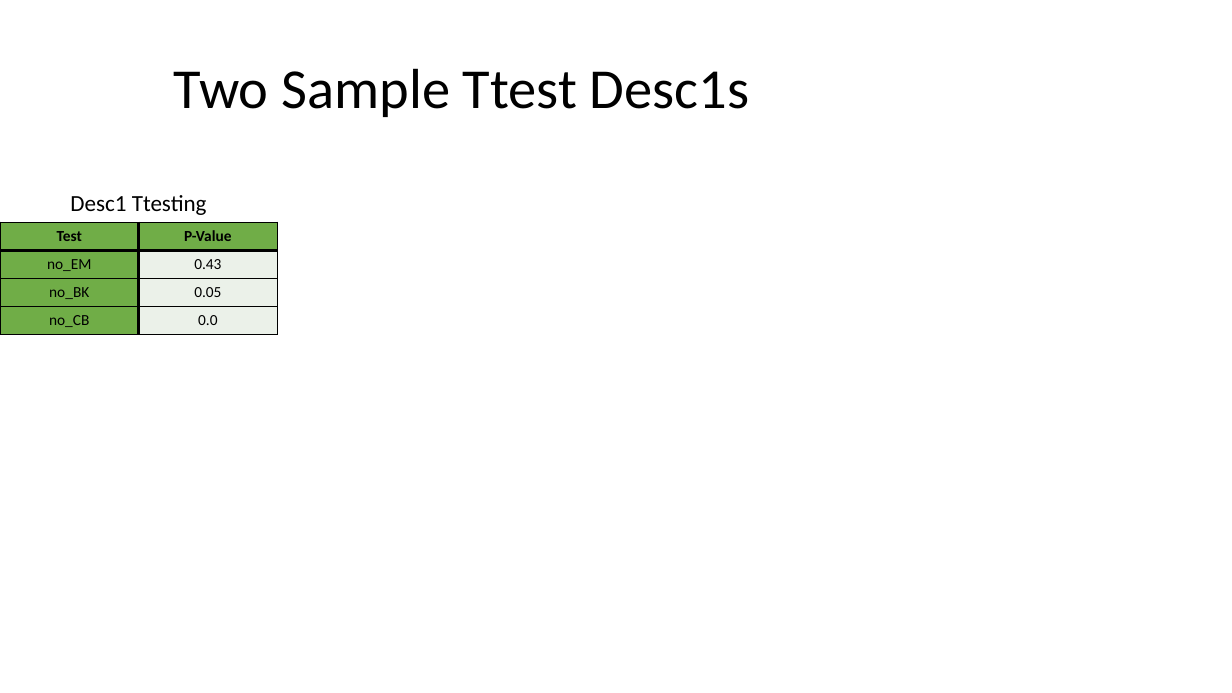
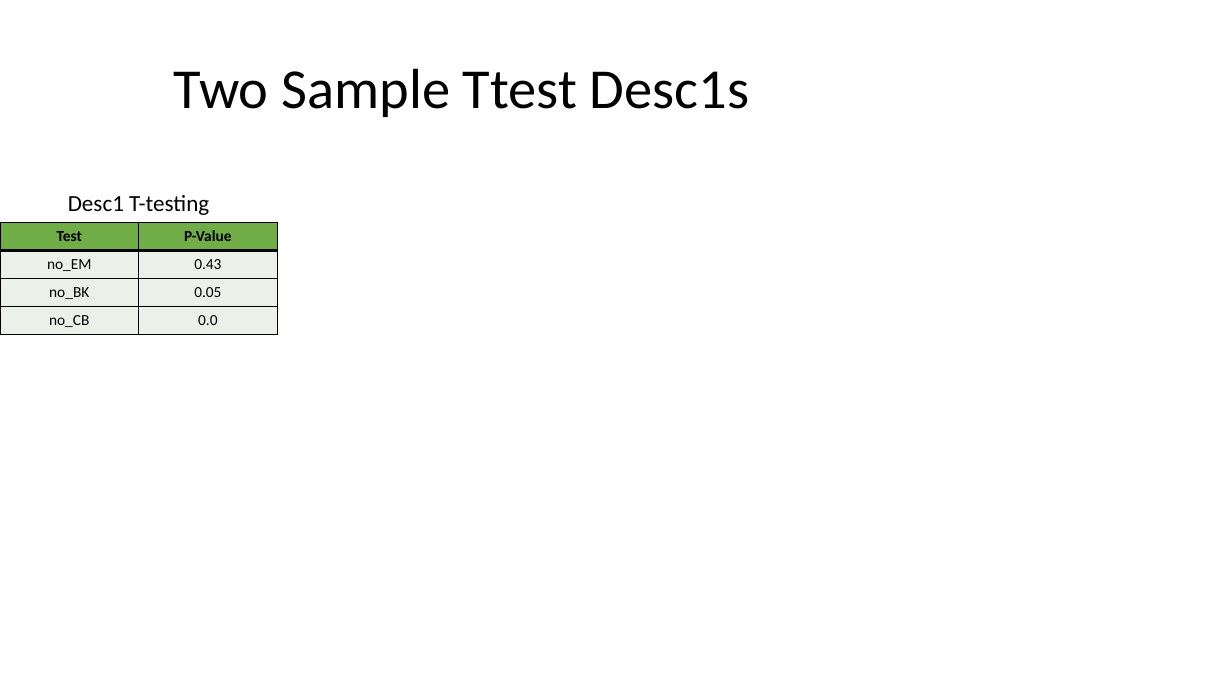
Before and after one commit to lelandjmurrin/Acquisition_Due_Dilligence_Capstone_Project, a slide deck: slide 4 of data/presentation_tables.pptm. Drawn at 1232x693 pixels with LibreOffice and Linux fonts; fonts in the diff are those of the drawing. Boxes give left, top, right and bottom in pixels: in the first picture for what was removed or moved away, otherwise in the second. Text is boxed around its words. In the diff, an @@ line names an element or a change of style, - is before the commit and + after.

```diff
--- a/data/presentation_tables.pptm
+++ b/data/presentation_tables.pptm
@@ table at <box>0,185,277,333</box> @@
-row 1, column 1: Desc1 Ttesting
+row 1, column 1: Desc1 T-testing
@@ fill #70AD47 to #EBF1E9 in 3 cells @@
@@ borders changed @@
```
Also in this commit, not shown: 11 other slides changed, 3 other files.
